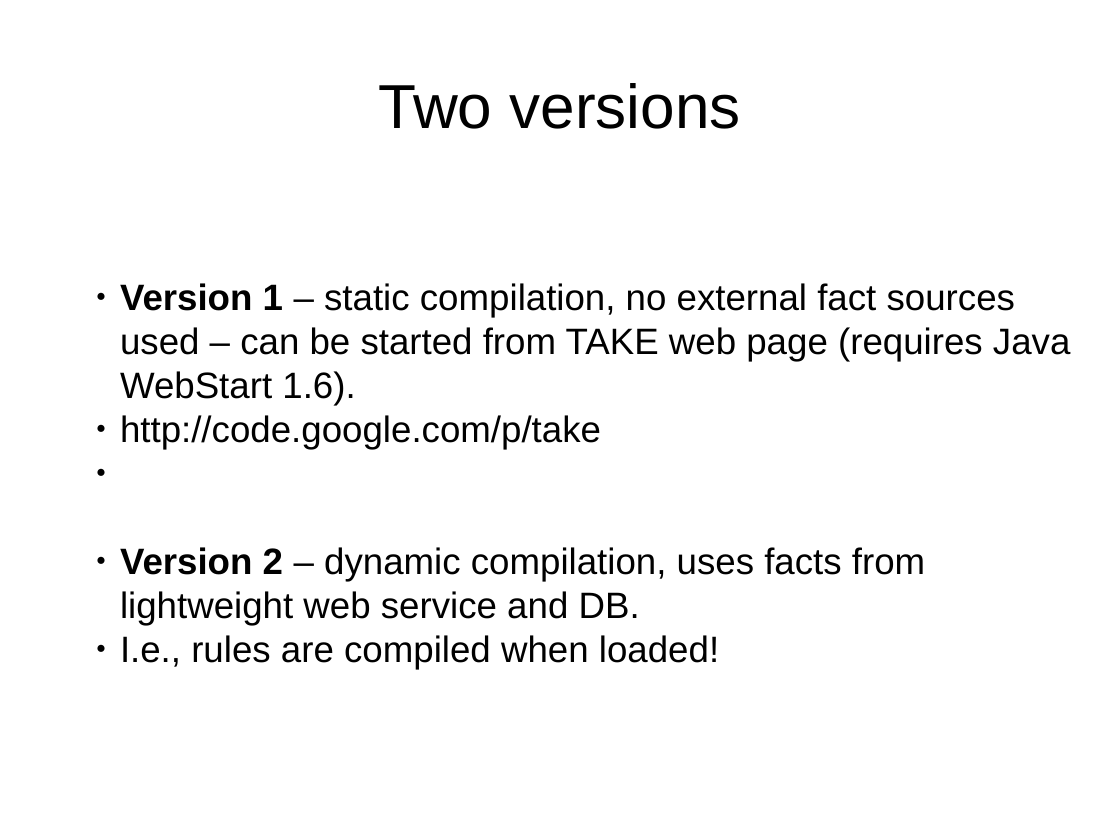
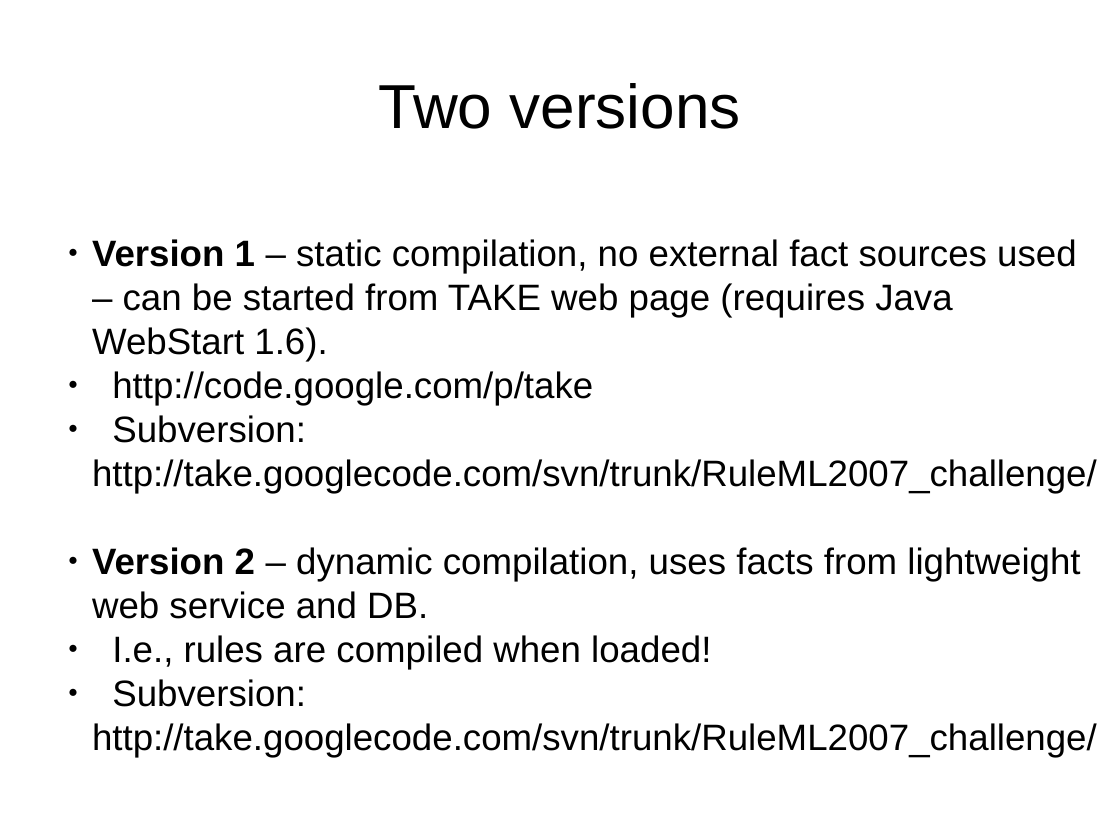
Before and after one commit to Koulio/take, a slide deck: slide 2 of RuleML2007_challenge/presentation/challenge.odp. Drawn at 1120x840 pixels with LibreOffice and Linux fonts; fonts in the diff are those of the drawing. Boxes give left, top, right and bottom in pixels: in the first picture for what was removed or moved away, otherwise in the second. Text is boxed around its words. In the diff, an @@ line names an element or a change of style, - is before the commit and + after.

```diff
--- a/RuleML2007_challenge/presentation/challenge.odp
+++ b/RuleML2007_challenge/presentation/challenge.odp
@@ subtitle "Version 1 – static compilation, ...": place and size @@
-subtitle "Version 1 – static compilation, ..." at [120, 283, 1071, 670]
+subtitle "Version 1 – static compilation, ..." at [92, 239, 1097, 758]
@@ subtitle at [92, 415, 1097, 494]: paragraph added @@
+  ● Subversion: http://take.googlecode.com/svn/trunk/RuleML2007_challenge/
@@ subtitle at [92, 679, 1097, 758]: paragraph added @@
+  ● Subversion: http://take.googlecode.com/svn/trunk/RuleML2007_challenge/
```
Also in this commit, not shown: 6 other slides changed, 3 other files.
